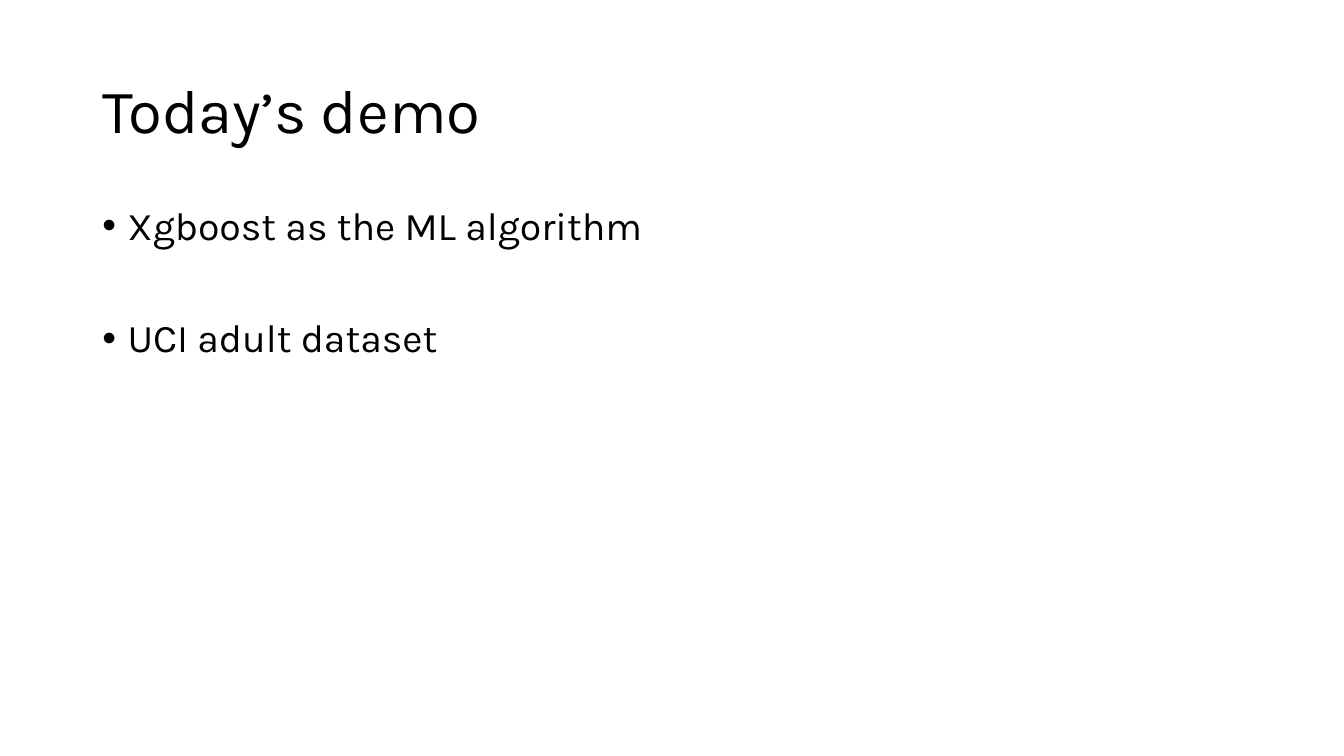
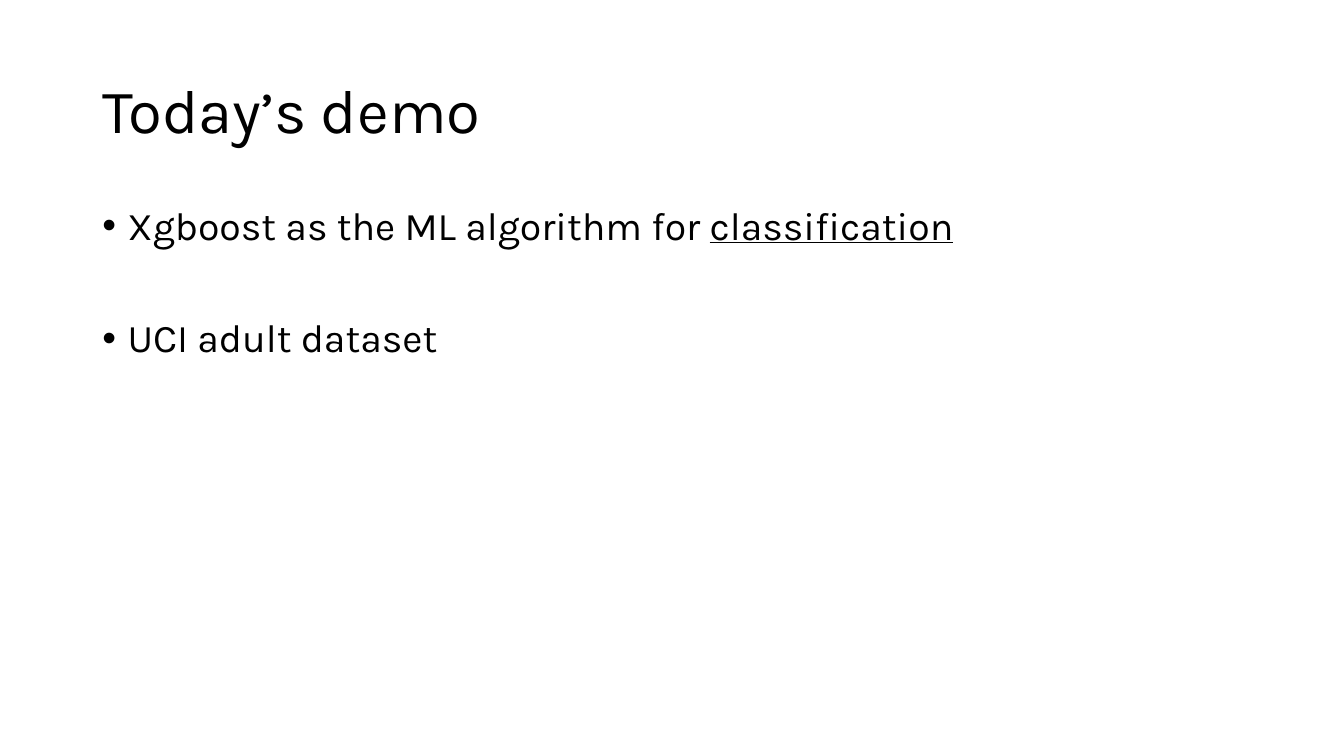
Before and after one commit to amitsaha/optuna-demo, a slide deck: slide 4 of Hyperparameter optimization using Optuna.pptx. Drawn at 1344x756 pixels with LibreOffice and Linux fonts; fonts in the diff are those of the drawing. Boxes give left, top, right and bottom in pixels: in the first picture for what was removed or moved away, otherwise in the second. Text is boxed around its words. In the diff, an @@ line names an element or a change of style, - is before the commit and + after.

```diff
--- a/Hyperparameter optimization using Optuna.pptx
+++ b/Hyperparameter optimization using Optuna.pptx
@@ text at <box>128,213,954,250</box>: text changed @@
-• Xgboost as the ML algorithm
+• Xgboost as the ML algorithm for classification
```
Also in this commit, not shown: 2 other slides changed, 1 other file.
